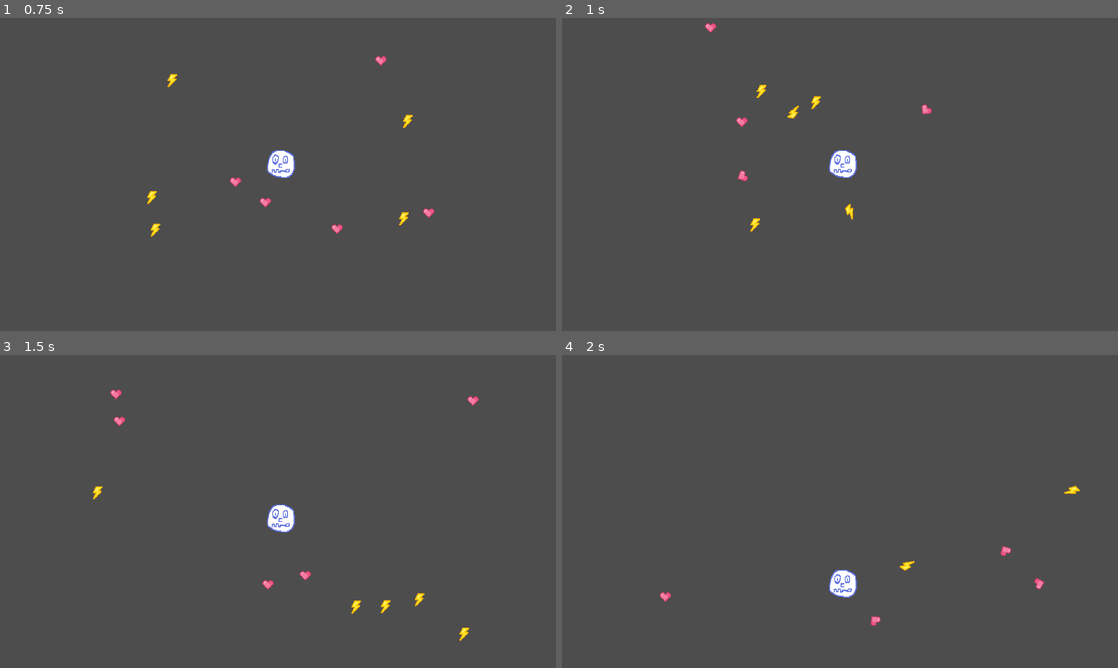
Above: before the commit, frames 1-4 (two rows, left to right).
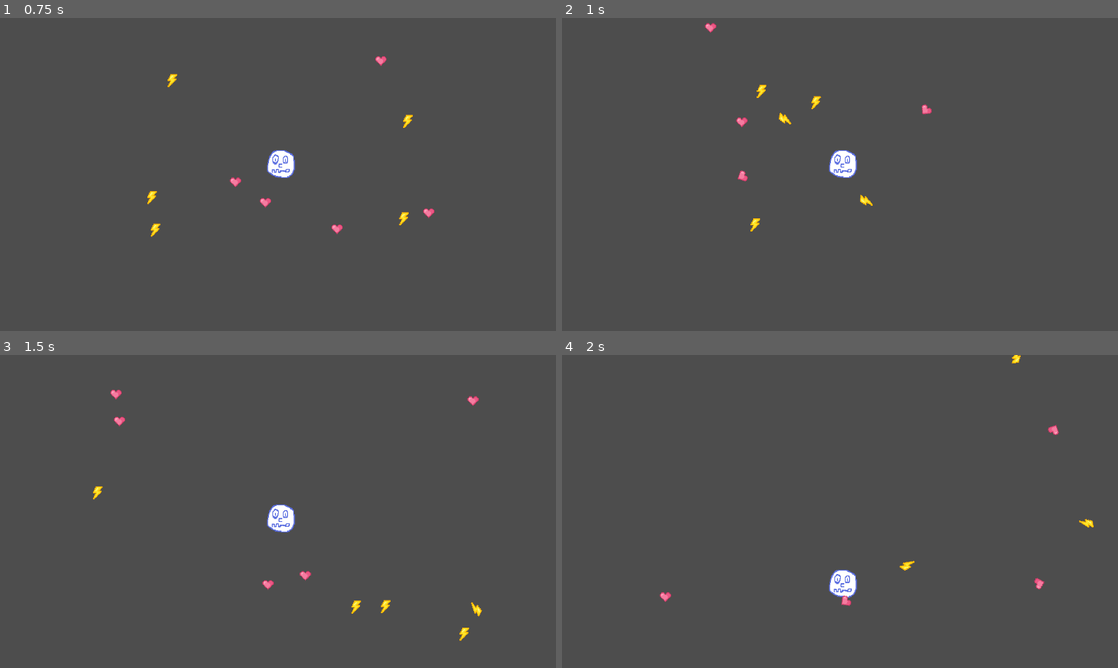
Above: after the commit, the same moments.

Repository: olive20xx/you-cant-die
Game: Godot game, scene res://src/world.tscn
The game is run twice, just before and just after one commit, with the same random seed, the same clock (stepped at 60 frames per second) and the same inputs.
Inputs:
- Up to frame 1 (0.75 s): tap Enter at 0.5 s; hold D (move_right) from 0.53 s (still down); hold Space (heal) from 0.53 s (still down)
- Up to frame 2 (1 s): keep holding D (move_right); keep holding Space (heal)
- Up to frame 3 (1.5 s): release D (move_right) at 1.28 s; release Space (heal) at 1.28 s; hold S (move_down) from 1.28 s (still down); tap Space (heal) at 1.35 s
- Up to frame 4 (2 s): keep holding S (move_down)

Frame 1 is identical in both runs. In frame 2, 0.2% of the frame differs, in the area x 39-56%, y 28-65%; in frame 3, less than 0.1%; in frame 4, 0.3%, in the area x 50-96%, y 0-87%.

Commit message:
player boundaries and projectile despawner

Diff:
--- /dev/null
+++ b/src/despawner.gd
@@ -0,0 +1,9 @@
+extends Area2D
+
+
+func _ready() -> void:
+	body_entered.connect(_on_body_entered)
+
+
+func _on_body_entered(body: Node2D) -> void:
+	body.queue_free()
--- a/src/heart.tscn
+++ b/src/heart.tscn
@@ -8,7 +8,7 @@
 
 [node name="Heart" type="RigidBody2D"]
 collision_layer = 4
-collision_mask = 7
+collision_mask = 6
 physics_material_override = SubResource("PhysicsMaterial_un2wf")
 gravity_scale = 0.0
 can_sleep = false
--- a/src/lightning.tscn
+++ b/src/lightning.tscn
@@ -8,7 +8,7 @@
 
 [node name="Lightning" type="RigidBody2D"]
 collision_layer = 4
-collision_mask = 7
+collision_mask = 6
 physics_material_override = SubResource("PhysicsMaterial_qiqv5")
 gravity_scale = 0.0
 
--- a/src/world.tscn
+++ b/src/world.tscn
@@ -1,8 +1,21 @@
-[gd_scene load_steps=4 format=3 uid="uid://cerrrbghwadfv"]
+[gd_scene load_steps=9 format=3 uid="uid://cerrrbghwadfv"]
 
 [ext_resource type="PackedScene" uid="uid://761dy3ureg4v" path="res://src/player.tscn" id="1_5ailh"]
 [ext_resource type="Script" path="res://src/world.gd" id="1_ln7sr"]
+[ext_resource type="Script" path="res://src/despawner.gd" id="4_x28ih"]
 [ext_resource type="Script" path="res://src/spawner.gd" id="5_h6728"]
+
+[sub_resource type="RectangleShape2D" id="RectangleShape2D_8hojo"]
+size = Vector2(1580, 100)
+
+[sub_resource type="RectangleShape2D" id="RectangleShape2D_6dtgr"]
+size = Vector2(100, 1220)
+
+[sub_resource type="RectangleShape2D" id="RectangleShape2D_0uchs"]
+size = Vector2(1380, 50)
+
+[sub_resource type="RectangleShape2D" id="RectangleShape2D_6m5ry"]
+size = Vector2(50, 720)
 
 [node name="World" type="Node2D"]
 script = ExtResource("1_ln7sr")
@@ -13,3 +26,46 @@
 
 [node name="Spawner" type="Node2D" parent="."]
 script = ExtResource("5_h6728")
+
+[node name="Despawner" type="Area2D" parent="."]
+collision_mask = 4
+script = ExtResource("4_x28ih")
+
+[node name="Top" type="CollisionShape2D" parent="Despawner"]
+position = Vector2(640, -200)
+shape = SubResource("RectangleShape2D_8hojo")
+debug_color = Color(0.843392, 0.349522, 0.40063, 0.42)
+
+[node name="Right" type="CollisionShape2D" parent="Despawner"]
+position = Vector2(1480, 360)
+shape = SubResource("RectangleShape2D_6dtgr")
+debug_color = Color(0.843137, 0.34902, 0.4, 0.419608)
+
+[node name="Bot" type="CollisionShape2D" parent="Despawner"]
+position = Vector2(640, 920)
+shape = SubResource("RectangleShape2D_8hojo")
+debug_color = Color(0.843137, 0.34902, 0.4, 0.419608)
+
+[node name="Left" type="CollisionShape2D" parent="Despawner"]
+position = Vector2(-200, 360)
+shape = SubResource("RectangleShape2D_6dtgr")
+debug_color = Color(0.843137, 0.34902, 0.4, 0.419608)
+
+[node name="PlayerBounds" type="StaticBody2D" parent="."]
+collision_mask = 4
+
+[node name="Top" type="CollisionShape2D" parent="PlayerBounds"]
+position = Vector2(640, -25)
+shape = SubResource("RectangleShape2D_0uchs")
+
+[node name="Right" type="CollisionShape2D" parent="PlayerBounds"]
+position = Vector2(1305, 360)
+shape = SubResource("RectangleShape2D_6m5ry")
+
+[node name="Bot" type="CollisionShape2D" parent="PlayerBounds"]
+position = Vector2(640, 745)
+shape = SubResource("RectangleShape2D_0uchs")
+
+[node name="Left" type="CollisionShape2D" parent="PlayerBounds"]
+position = Vector2(-25, 360)
+shape = SubResource("RectangleShape2D_6m5ry")
